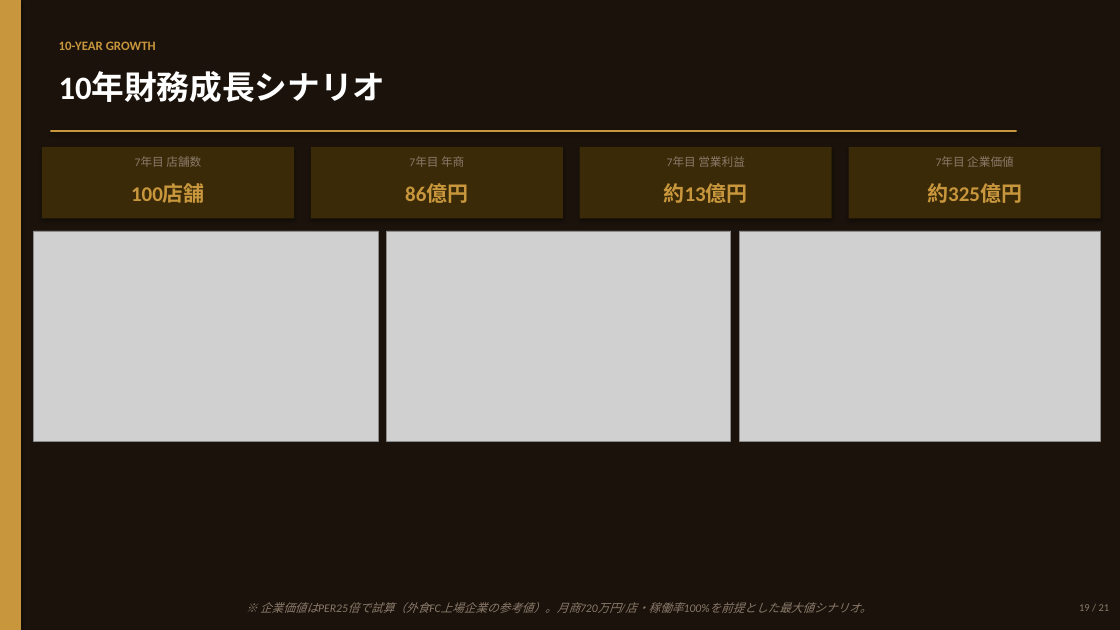
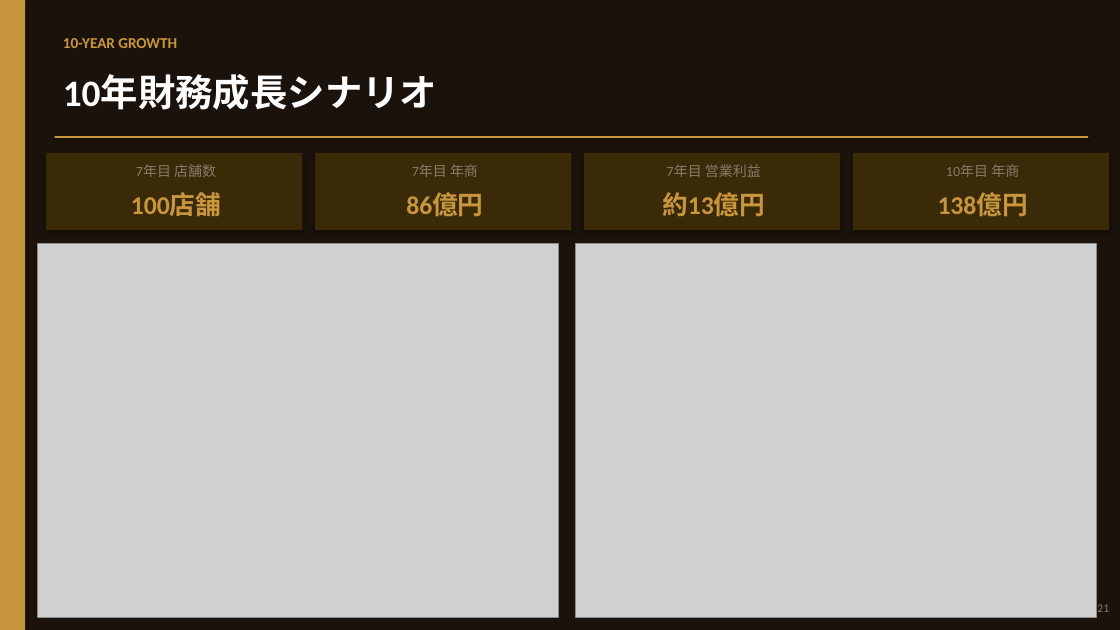
Before and after one commit to hunkotusaisinryo-lab/test-repo, a slide deck: slide 18 of reports/肉酒場然_事業計画書_20260605.pptx. Drawn at 1120x630 pixels with LibreOffice and Linux fonts; fonts in the diff are those of the drawing; grey boxes stand for pictures. Boxes give left, top, right and bottom in pixels: in the first picture for what was removed or moved away, otherwise in the second. Text is boxed around its words. In the diff, an @@ line names an element or a change of style, - is before the commit and + after.

```diff
--- a/reports/肉酒場然_事業計画書_20260605.pptx
+++ b/reports/肉酒場然_事業計画書_20260605.pptx
@@ rectangle resized from (x1=0, y1=0, x2=21, y2=630) to (x1=0, y1=0, x2=25, y2=630) @@
@@ text "10-YEAR GROWTH" at (x1=63, y1=38, x2=177, y2=48): size 11 to 13 pt @@
@@ text "10年財務成長シナリオ" at (x1=63, y1=75, x2=437, y2=110): size 28 to 32 pt @@
@@ rectangle resized from (x1=50, y1=130, x2=1017, y2=132) to (x1=55, y1=136, x2=1088, y2=138) @@
@@ rectangle resized from (x1=42, y1=147, x2=294, y2=218) to (x1=46, y1=153, x2=302, y2=230) @@
@@ text "7年目 店舗数" moved from (x1=135, y1=156, x2=201, y2=167) to (x1=136, y1=164, x2=216, y2=177) @@
@@ rectangle resized from (x1=311, y1=147, x2=563, y2=218) to (x1=315, y1=153, x2=571, y2=230) @@
@@ size 10 to 12 pt in 3 elements at (x1=667, y1=164, x2=761, y2=177), (x1=136, y1=164, x2=216, y2=177), (x1=412, y1=164, x2=478, y2=177) @@
@@ text "7年目 年商" moved from (x1=409, y1=156, x2=464, y2=167) to (x1=412, y1=164, x2=478, y2=177) @@
@@ rectangle resized from (x1=580, y1=147, x2=832, y2=218) to (x1=584, y1=153, x2=840, y2=230) @@
@@ text "7年目 営業利益" moved from (x1=667, y1=156, x2=745, y2=167) to (x1=667, y1=164, x2=761, y2=177) @@
@@ rectangle resized from (x1=849, y1=147, x2=1101, y2=218) to (x1=853, y1=153, x2=1109, y2=230) @@
@@ text removed at (x1=936, y1=156, x2=1014, y2=167) @@
-7年目 企業価値
@@ text at (x1=946, y1=164, x2=1019, y2=177): text changed; size 18 to 12 pt; text colour #C8963C to #8A7A6A; bold off @@
-約325億円
+10年目 年商
@@ text "100店舗" moved from (x1=131, y1=184, x2=205, y2=203) to (x1=131, y1=193, x2=221, y2=216) @@
@@ size 18 to 22 pt in 3 elements at (x1=662, y1=192, x2=765, y2=216), (x1=131, y1=193, x2=221, y2=216), (x1=406, y1=193, x2=483, y2=216) @@
@@ text "86億円" moved from (x1=405, y1=184, x2=468, y2=203) to (x1=406, y1=193, x2=483, y2=216) @@
@@ text "約13億円" moved from (x1=664, y1=183, x2=748, y2=203) to (x1=662, y1=192, x2=765, y2=216) @@
@@ text added at (x1=938, y1=193, x2=1028, y2=216), 22 pt, text #C8963C, bold @@
+138億円
@@ picture removed at (x1=34, y1=231, x2=378, y2=441) @@
@@ picture removed at (x1=386, y1=231, x2=731, y2=441) @@
@@ picture added at (x1=38, y1=244, x2=559, y2=618) @@
@@ picture resized from (x1=739, y1=231, x2=1101, y2=441) to (x1=576, y1=244, x2=1096, y2=618) @@
@@ text "19 / 21" at (x1=1097, y1=604, x2=1109, y2=612): size 9 to 10 pt @@
@@ text removed at (x1=260, y1=602, x2=872, y2=613) @@
-※ 企業価値はPER25倍で試算（外食FC上場企業の参考値）。月商720万円/店・稼働率100%を前提とした最大値シナリオ。
```
Also in this commit, not shown: 20 other slides changed, 1 other file.
